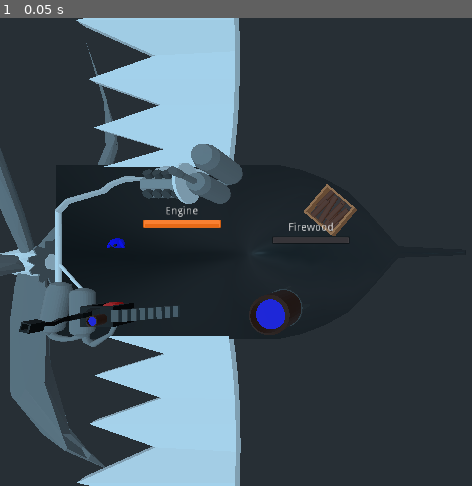
Above: before the commit, frame 1.
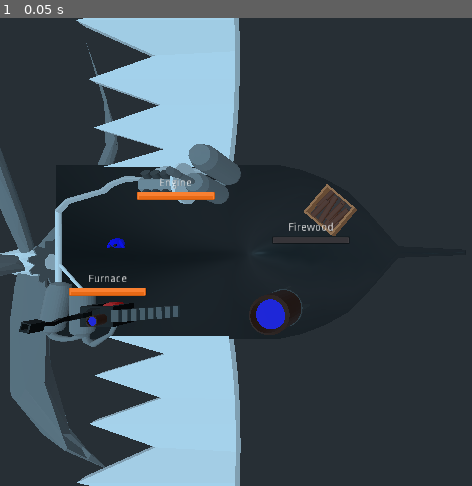
Above: after the commit, the same moment.

Repository: phkeese/WorkingTItle
Game: Godot game, scene res://scenes/game/game.tscn
Same seed, same stepped clock (60 frames per second), same inputs: the game is played once before the commit and once after it.
Inputs:
- Up to frame 1 (0.05 s): no input

The runs differ from the first frame. In frame 1, 1.3% of the frame differs, in the area x 14-52%, y 26-60%.
Error in both runs: Assertion failed. (res://addons/multiplayer/NetworkGame.gd:84)

Commit message:
different turn

Diff:
--- a/scenes/stations/consumer_station.tscn
+++ b/scenes/consumer_station.tscn
@@ -1,8 +1,7 @@
-[gd_scene load_steps=5 format=2]
+[gd_scene load_steps=4 format=2]
 
 [ext_resource path="res://scripts/consumer_station.gd" type="Script" id=1]
 [ext_resource path="res://scenes/station.tscn" type="PackedScene" id=3]
-[ext_resource path="res://assets/models/stations/station_engine.glb" type="PackedScene" id=4]
 
 [sub_resource type="BoxShape" id=1]
 extents = Vector3( 2.95732, 1, 1.84686 )
@@ -10,9 +9,6 @@
 [node name="Consumer Station" type="Spatial"]
 script = ExtResource( 1 )
 inputs = [ "wood" ]
-
-[node name="station_engine" parent="." instance=ExtResource( 4 )]
-transform = Transform( 1, 0, 0, 0, 1, 0, 0, 0, 1, 6.00565, 7.15256e-07, 6.99061 )
 
 [node name="Station" parent="." instance=ExtResource( 3 )]
 transform = Transform( -4.37114e-08, 0, 1, 0, 1, 0, -1, 0, -4.37114e-08, 3.30405, 0, 7.42179 )
--- a/scenes/game/game.gd
+++ b/scenes/game/game.gd
@@ -18,9 +18,8 @@
 	var angle_delta : float = player_weight * tip * delta
 	self.angle += angle_delta
 
-	$CameraContainer.rotation_degrees = Vector3(-angle, 0.0, 0.0)
-
 
 func _set_angle(new_angle: float) -> void:
 	angle = clamp(new_angle, -max_angle, max_angle)
 	$CameraContainer.rotation_degrees = Vector3(-angle, 0.0, 0.0)
+	$CameraContainer/Camera.rotation_degrees.z = angle
--- a/scenes/ship.tscn
+++ b/scenes/ship.tscn
@@ -1,11 +1,11 @@
 [gd_scene load_steps=10 format=2]
 
 [ext_resource path="res://assets/models/platform_v2/platform_v2.tscn" type="PackedScene" id=1]
-[ext_resource path="res://scenes/stations/consumer_station.tscn" type="PackedScene" id=2]
+[ext_resource path="res://scenes/stations/engine_station.tscn" type="PackedScene" id=2]
 [ext_resource path="res://assets/models/platform_v2/wing_l.glb" type="PackedScene" id=3]
 [ext_resource path="res://scripts/ship.gd" type="Script" id=4]
 [ext_resource path="res://assets/models/platform/platform_v2.glb" type="PackedScene" id=5]
-[ext_resource path="res://assets/models/stations/station_furnace.glb" type="PackedScene" id=7]
+[ext_resource path="res://scenes/stations/furnace_station.tscn" type="PackedScene" id=6]
 [ext_resource path="res://assets/models/stations/station_watertower.glb" type="PackedScene" id=8]
 [ext_resource path="res://assets/models/platform_v2/propeller.glb" type="PackedScene" id=10]
 [ext_resource path="res://scenes/stations/wood_station.tscn" type="PackedScene" id=11]
@@ -31,15 +31,18 @@
 
 [node name="Stations" type="Spatial" parent="."]
 
-[node name="station_furnace" parent="Stations" instance=ExtResource( 7 )]
-
 [node name="station_watertower" parent="Stations" instance=ExtResource( 8 )]
 transform = Transform( 1, 0, 0, 0, 1, 0, 0, 0, 1, -5.19713, 0, 17.4167 )
 
-[node name="Wood Station" parent="Stations" instance=ExtResource( 11 )]
+[node name="Wood" parent="Stations" instance=ExtResource( 11 )]
 transform = Transform( -0.763131, 2.82482e-08, 0.646244, -2.82482e-08, 1, -7.70689e-08, -0.646244, -7.70689e-08, -0.763131, 3.94013, 0, 21.5386 )
 
-[node name="Engine Station" parent="Stations" instance=ExtResource( 2 )]
-inputs = [ "wood" ]
+[node name="Furnace" parent="Stations" instance=ExtResource( 6 )]
+duration = 5.0
 
-[connection signal="give" from="Stations/Wood Station" to="." method="_on_Wood_Station_give"]
+[node name="Engine" parent="Stations" instance=ExtResource( 2 )]
+transform = Transform( 1, 0, 0, 0, 1, 0, 0, 0, 1, 5.98211, 0, 6.81615 )
+fire_station = NodePath("../Furnace")
+boiler_station = NodePath("../Furnace")
+
+[connection signal="give" from="Stations/Wood" to="." method="_on_Wood_Station_give"]
--- /dev/null
+++ b/scenes/stations/engine_station.tscn
@@ -0,0 +1,24 @@
+[gd_scene load_steps=5 format=2]
+
+[ext_resource path="res://scripts/engine_station.gd" type="Script" id=1]
+[ext_resource path="res://addons/multiplayer/Sync.gd" type="Script" id=2]
+[ext_resource path="res://scenes/station.tscn" type="PackedScene" id=3]
+[ext_resource path="res://assets/models/stations/station_engine.glb" type="PackedScene" id=4]
+
+[node name="Engine" type="Spatial"]
+script = ExtResource( 1 )
+
+[node name="Station" parent="." instance=ExtResource( 3 )]
+title = "Engine"
+
+[node name="Area" parent="Station" index="0"]
+collision_layer = 0
+collision_mask = 0
+
+[node name="Sync" type="Node" parent="."]
+script = ExtResource( 2 )
+synced = PoolStringArray( "speed" )
+
+[node name="station_engine" parent="." instance=ExtResource( 4 )]
+
+[editable path="Station"]
--- /dev/null
+++ b/scenes/stations/furnace_station.tscn
@@ -0,0 +1,21 @@
+[gd_scene load_steps=4 format=2]
+
+[ext_resource path="res://scenes/consumer_station.tscn" type="PackedScene" id=1]
+[ext_resource path="res://assets/models/stations/station_furnace.glb" type="PackedScene" id=2]
+
+[sub_resource type="BoxShape" id=1]
+extents = Vector3( 0.997855, 0.712065, 0.544801 )
+
+[node name="Furnace Station" instance=ExtResource( 1 )]
+
+[node name="Station" parent="." index="0"]
+transform = Transform( -4.37114e-08, 0, 1, 0, 1, 0, -1, 0, -4.37114e-08, -3.10495, 0, 0.386679 )
+title = "Furnace"
+
+[node name="CollisionShape" parent="Station/Area" index="0"]
+transform = Transform( 1, 0, 0, 0, 1, 0, 0, 0, 1, -0.137544, 0.705196, -1.31725 )
+shape = SubResource( 1 )
+
+[node name="station_furnace" parent="." index="1" instance=ExtResource( 2 )]
+
+[editable path="Station"]
--- a/scripts/consumer_station.gd
+++ b/scripts/consumer_station.gd
@@ -18,3 +18,7 @@
 	if item and item.item_name in inputs:
 		add_item()
 		by.rpc("remove_item")
+
+
+func get_health() -> float:
+	return $Station.health as float
--- /dev/null
+++ b/scripts/engine_station.gd
@@ -0,0 +1,19 @@
+extends Spatial
+
+
+export var decay_time := 10.0
+export var fire_station : NodePath
+export var boiler_station : NodePath
+
+
+func _process(delta: float) -> void:
+	var change := delta / decay_time
+	if not has_requirements():
+		change *= -1
+	$Station.health += change
+
+
+func has_requirements() -> bool:
+	var fire = get_node(fire_station)
+	var steam = get_node(boiler_station)
+	return not (is_equal_approx(fire.get_health(), 0.0) or is_equal_approx(fire.get_health(), 0.0))
